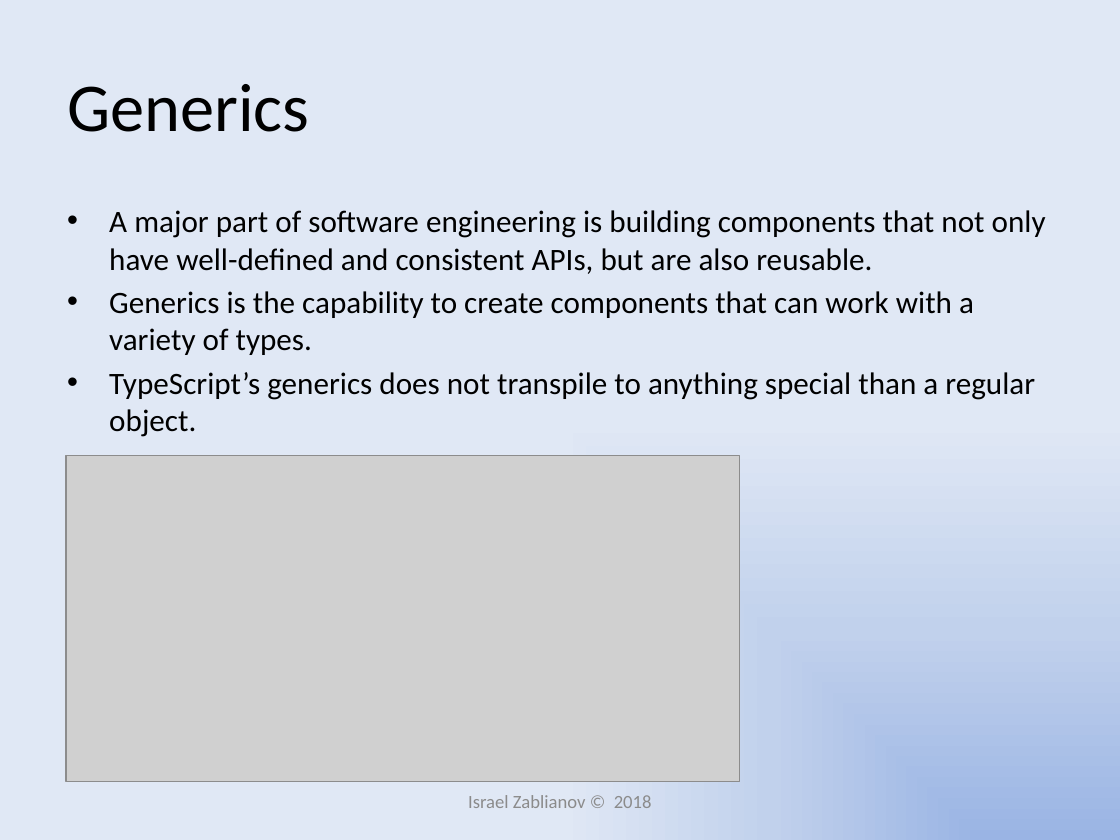
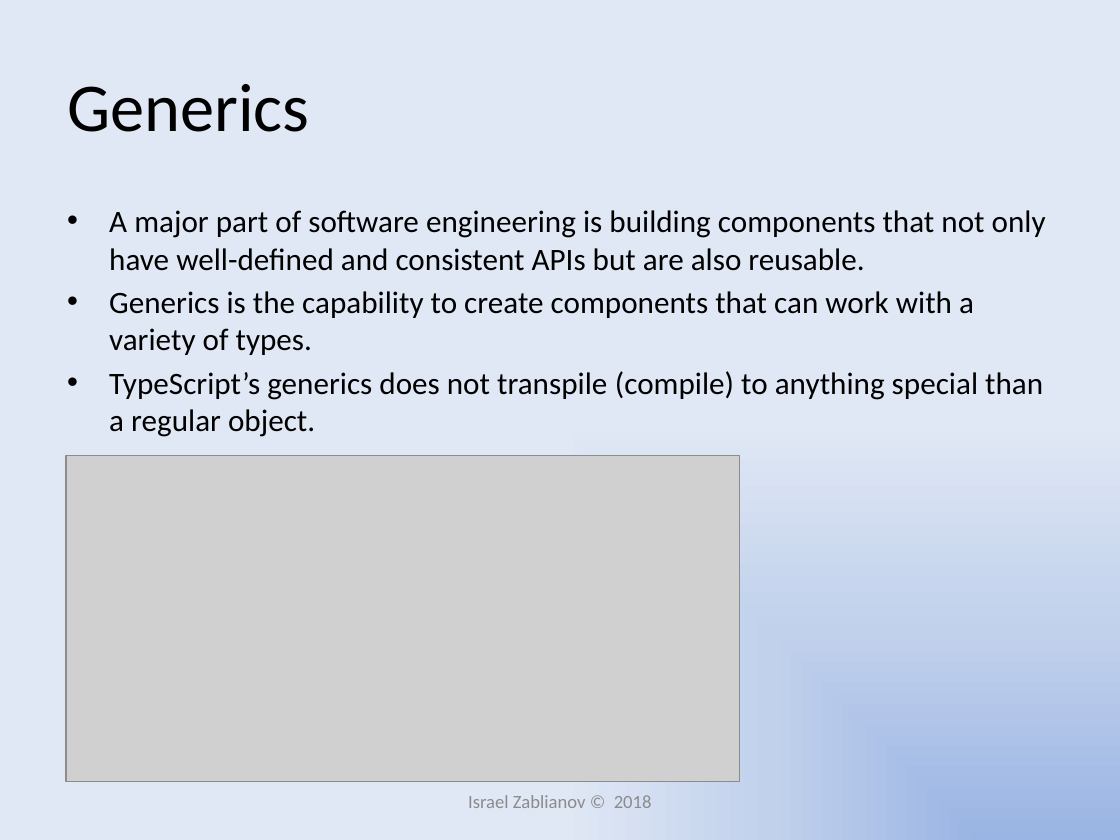
Before and after one commit to IsraelZablianov/TypeScript-Course, a slide deck: slide 22 of Introduction to TypeScript.pptx. Drawn at 1120x840 pixels with LibreOffice and Linux fonts; fonts in the diff are those of the drawing; grey boxes stand for pictures. Boxes give left, top, right and bottom in pixels: in the first picture for what was removed or moved away, otherwise in the second. Text is boxed around its words. In the diff, an @@ line names an element or a change of style, - is before the commit and + after.

```diff
--- a/Introduction to TypeScript.pptx
+++ b/Introduction to TypeScript.pptx
@@ text at <box>109,210,1046,271</box>: text changed @@
-• A major part of software engineering is building components that not only have well-defined and consistent APIs, but are also reusable.
+• A major part of software engineering is building components that not only have well-defined and consistent APIs but are also reusable.
@@ text at <box>109,371,1043,437</box>: text changed @@
-• TypeScript’s generics does not transpile to anything special than a regular object.
+• TypeScript’s generics does not transpile (compile) to anything special than a regular object.
```
Also in this commit, not shown: 7 other slides changed.
